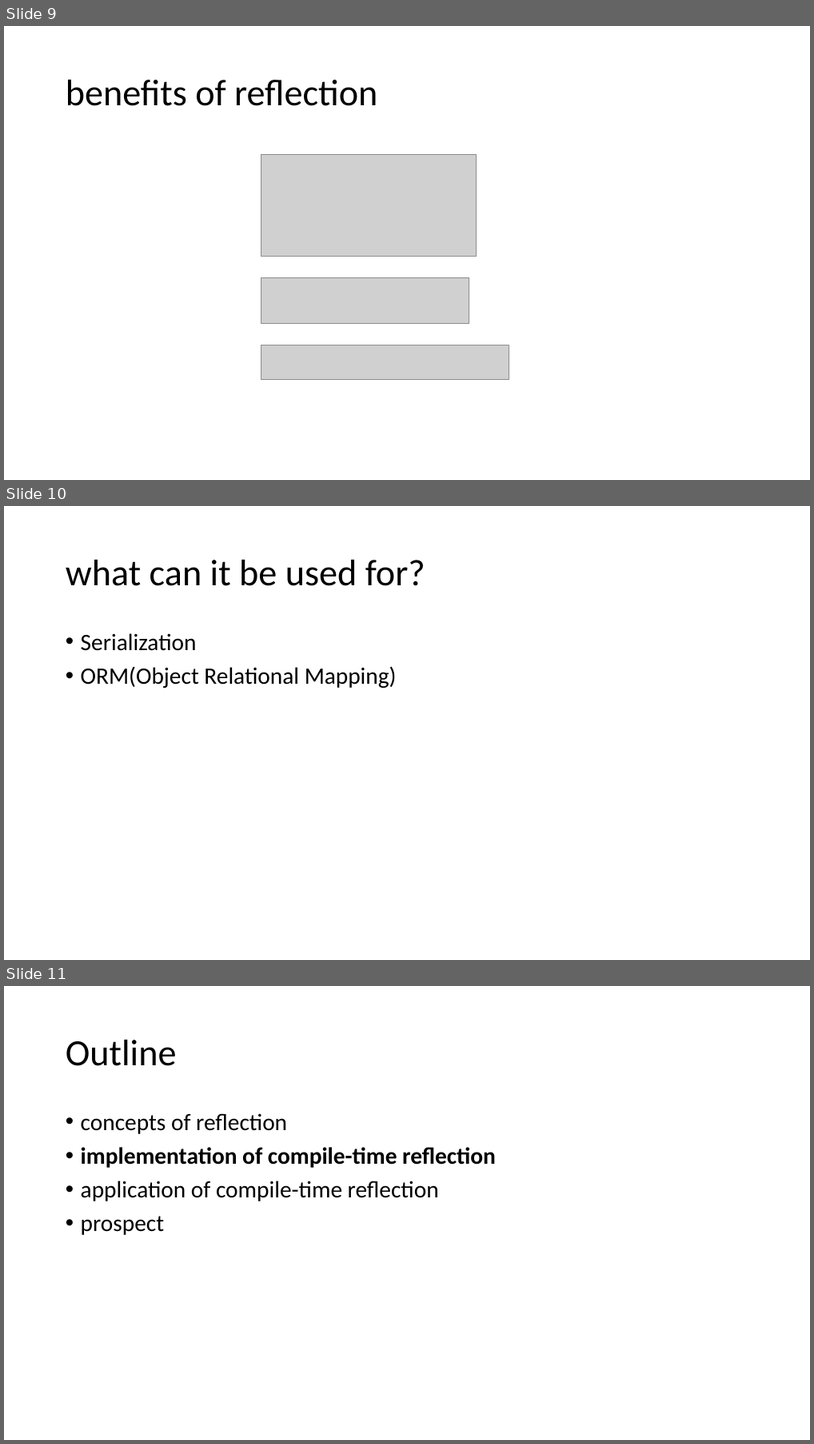
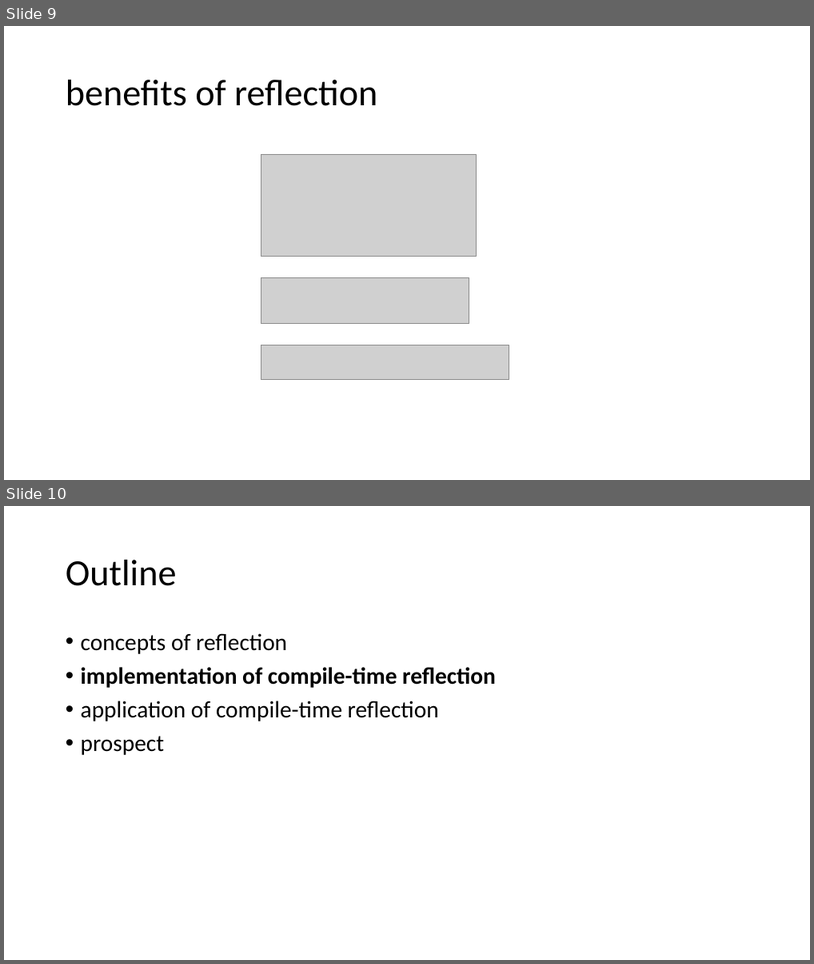
Before and after one commit to qicosmos/cppcon2017, a slide deck: cppcon2017.pptx. Shown one above the other, each under a label of ours: slides 9, 10 and 11 before the commit, slides 9 and 10 after it. The pictures are 814x1444 and 814x964 pixels, drawn with LibreOffice and Linux fonts; fonts in the diff are those of the drawing; grey boxes stand for pictures. Boxes give left, top, right and bottom in pixels: in the first picture for what was removed or moved away, otherwise in the second. Text is boxed around its words. In the diff, an @@ line names an element or a change of style, - is before the commit and + after.

```diff
--- a/cppcon2017.pptx
+++ b/cppcon2017.pptx
@@ slide 10 removed at (4,506,810,960), background #FFFFFF @@
@@ title removed at (66,560,426,586) @@
-what can it be used for?
@@ text removed at (81,633,397,688) @@
-• Serialization
-• ORM(Object Relational Mapping)
@@ what was slide 11 is now slide 10 @@
```
Also in this commit, not shown: 1 slide changed.
